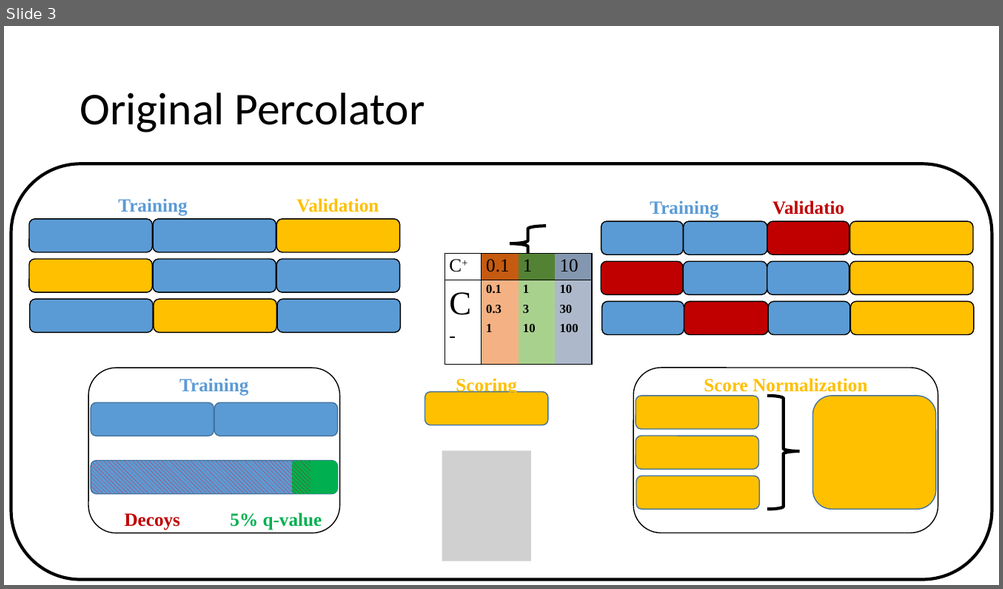
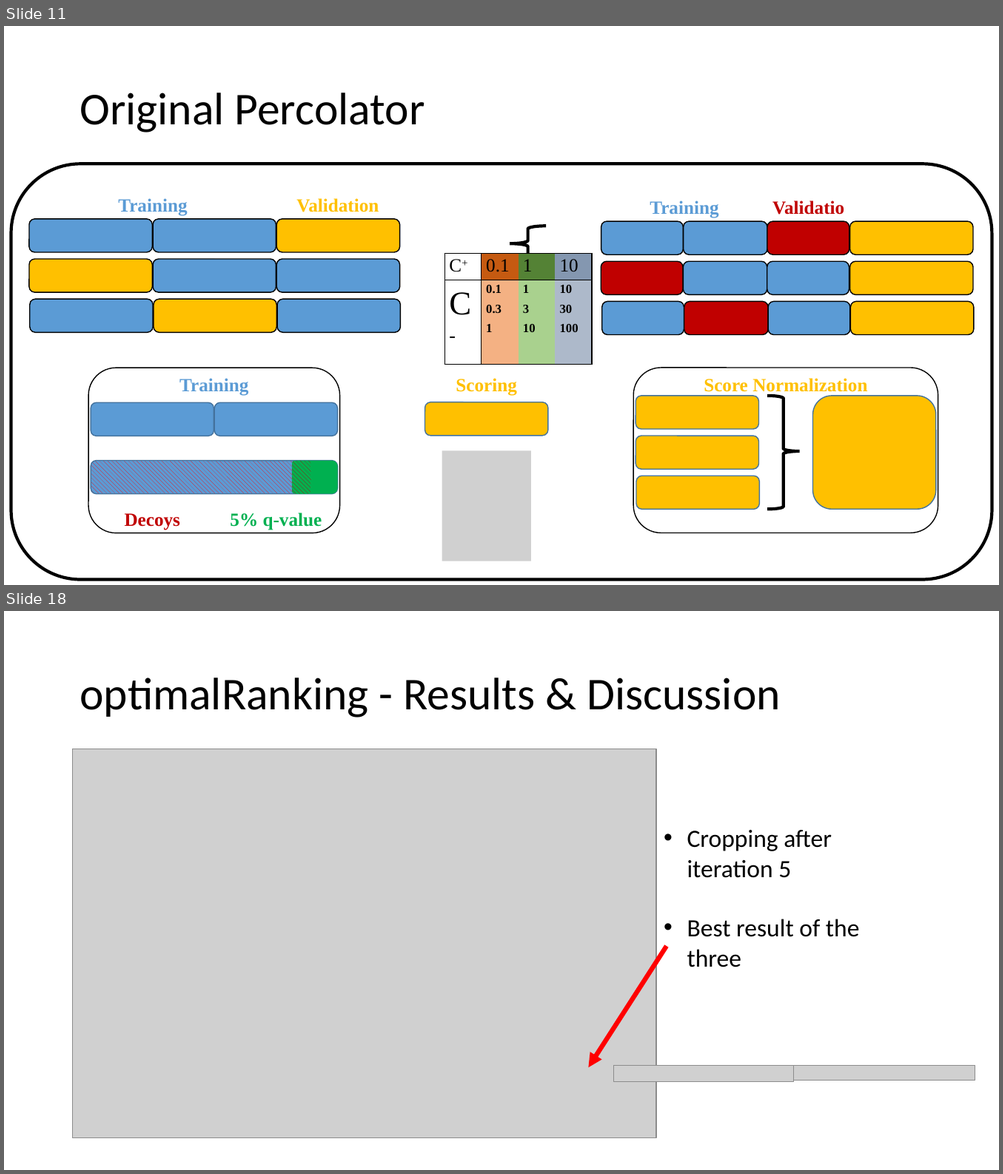
Before and after one commit to emilpaulitz/Bachelor-Thesis, a slide deck: doc/presentation.pptx. Shown one above the other, each under a label of ours: slide 3 before the commit, slides 11 and 18 after it; the slides between them are not shown. The pictures are 1003x589 and 1003x1174 pixels, drawn with LibreOffice and Linux fonts; fonts in the diff are those of the drawing; grey boxes stand for pictures. Boxes give left, top, right and bottom in pixels: in the first picture for what was removed or moved away, otherwise in the second. Text is boxed around its words. In the diff, an @@ line names an element or a change of style, - is before the commit and + after.

```diff
--- a/doc/presentation.pptx
+++ b/doc/presentation.pptx
@@ slide 18 added at [4,611,999,1170], background #FFFFFF @@
@@ title added at [79,678,780,718], 44 pt, text #000000 @@
+optimalRanking - Results & Discussion
@@ picture added at [73,749,656,1139] @@
@@ text added at [687,830,859,968], 24 pt, text #000000 @@
+• Cropping after iteration 5
+• Best result of the three
@@ arrow added from (666, 947) to (588, 1068), #FF0000 4.5 pt @@
@@ picture added at [614,1065,794,1082] @@
@@ picture added at [794,1065,975,1080] @@
@@ what was slide 3 is now slide 11 @@
@@ slide 11 changed as well @@
@@ rounded rectangle: place and size @@
-rounded rectangle at [425,392,548,426]
+rounded rectangle at [425,403,548,437]
```
Also in this commit, not shown: 1 other slide changed, 29 other slides added, 7 other files.
